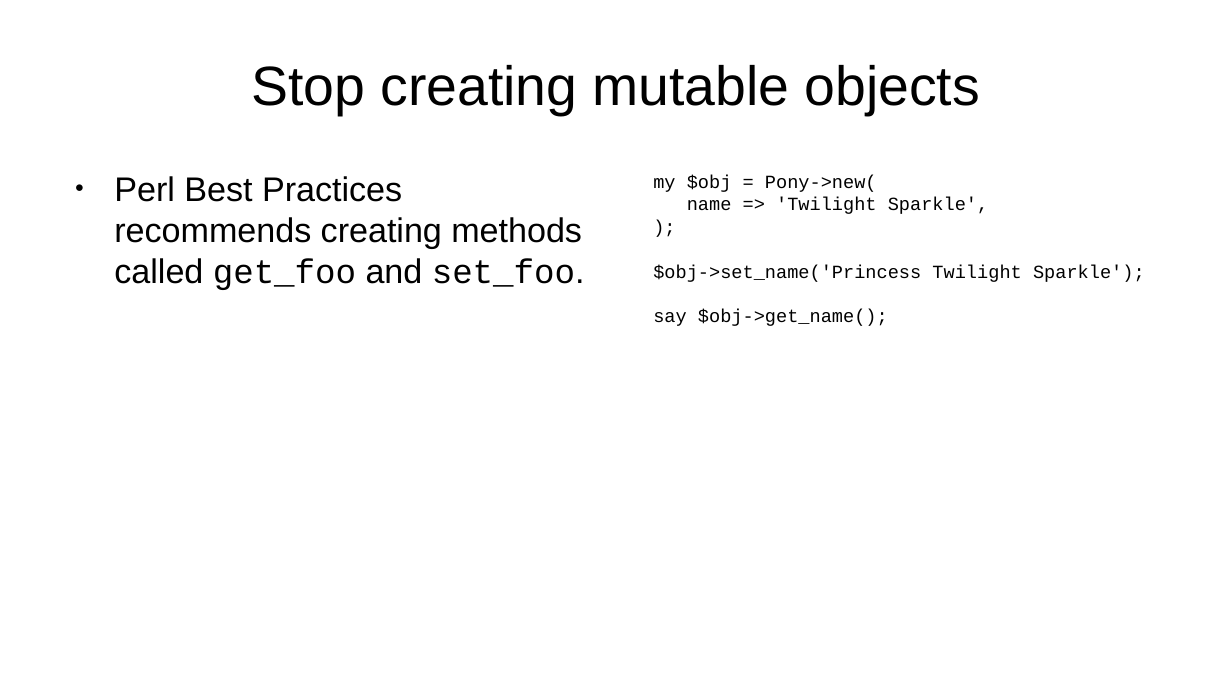
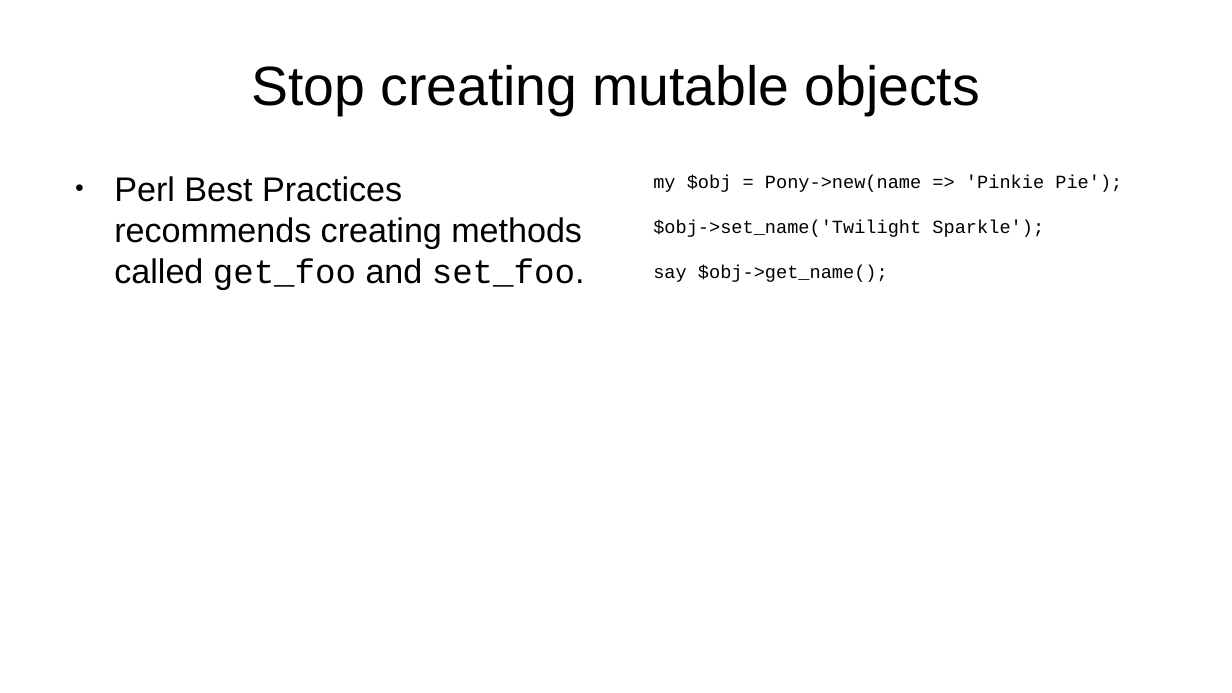
Before and after one commit to tobyink/docs-modern-oop, a slide deck: slide 4 of talks/three-weird-tricks/presentation.odp. Drawn at 1232x693 pixels with LibreOffice and Linux fonts; fonts in the diff are those of the drawing; background and template pictures are left out. Boxes give left, top, right and bottom in pixels: in the first picture for what was removed or moved away, otherwise in the second. Text is boxed around its words. In the diff, an @@ line names an element or a change of style, - is before the commit and + after.

```diff
--- a/talks/three-weird-tricks/presentation.odp
+++ b/talks/three-weird-tricks/presentation.odp
@@ text at (x1=653, y1=175, x2=1122, y2=237): text changed @@
-my $obj = Pony->new(
-name => 'Twilight Sparkle',
-);
-$obj->set_name('Princess Twilight Sparkle');
+my $obj = Pony->new(name => 'Pinkie Pie');
+$obj->set_name('Twilight Sparkle');
```
Also in this commit, not shown: 1 other slide changed, 4 slides added.
